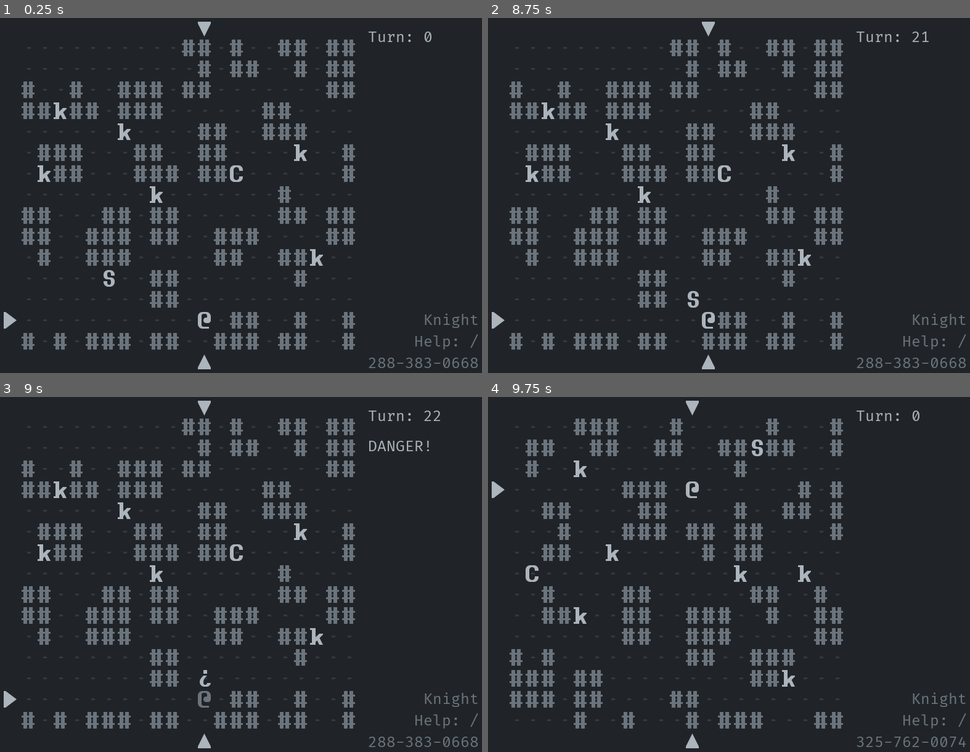
Above: before the commit, frames 1-4 (two rows, left to right).
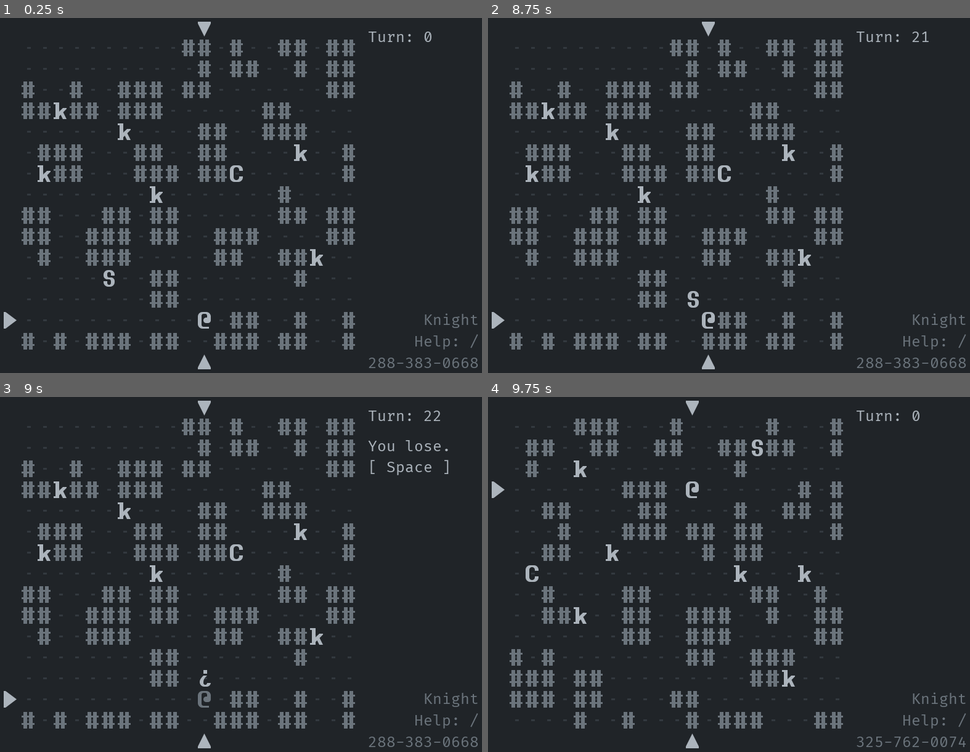
Above: after the commit, the same moments.

Repository: Bozar/OneMoreLevel
Game: Godot game, scene res://scene/main/MainScene.tscn
The game is run twice, just before and just after one commit, with the same random seed, the same clock (stepped at 60 frames per second) and the same inputs.
Inputs:
- Up to frame 1 (0.25 s): no input
- Up to frame 2 (8.75 s): tap Enter at 0.5, 2, 3.5 s; hold Up (move_up) 0.53-2.03 s; tap Space (init_world) at 0.6, 1.25, 1.35, 2.1, 2.75, 2.85, 3.6, 4.25, 4.35, 5.1, 5.85, 6.6, 7.35, 8.1 s; hold Left (move_left) 2.03-3.53 s; hold Down (move_down) 3.53-4.28 s; hold Right (move_right) 4.28-5.03 s; hold Up (move_up) 5.03-5.78 s; hold Right (move_right) 5.78-8.03 s; hold Down (move_down) from 8.03 s (still down)
- Up to frame 3 (9 s): release Down (move_down) at 8.78 s; hold Left (move_left) from 8.78 s (still down); tap Space (init_world) at 8.85 s
- Up to frame 4 (9.75 s): release Left (move_left) at 9.53 s; hold Up (move_up) from 9.53 s (still down); tap Space (init_world) at 9.6 s

Frames 1-2 are identical in both runs. In frame 3, 0.3% of the frame differs, in the area x 76-94%, y 12-23%; in frame 4, nothing differs.

Commit message:
Print a message when game ends.

Diff:
--- a/library/npc_ai/AITemplate.gd
+++ b/library/npc_ai/AITemplate.gd
@@ -4,7 +4,7 @@
 const DungeonBoard := preload("res://scene/main/DungeonBoard.gd")
 const SwitchSprite := preload("res://scene/main/SwitchSprite.gd")
 const DangerZone := preload("res://scene/main/DangerZone.gd")
-const BuryPC := preload("res://scene/main/BuryPC.gd")
+const EndGame := preload("res://scene/main/EndGame.gd")
 const RandomNumber := preload("res://scene/main/RandomNumber.gd")
 
 var print_text: String setget set_print_text, get_print_text
@@ -13,7 +13,7 @@
 var _ref_DungeonBoard: DungeonBoard
 var _ref_SwitchSprite: SwitchSprite
 var _ref_DangerZone: DangerZone
-var _ref_BuryPC: BuryPC
+var _ref_EndGame: EndGame
 var _ref_RandomNumber: RandomNumber
 
 var _new_ConvertCoord := preload("res://library/ConvertCoord.gd").new()
@@ -42,7 +42,7 @@
 	_ref_DungeonBoard = parent_node._ref_DungeonBoard
 	_ref_SwitchSprite = parent_node._ref_SwitchSprite
 	_ref_DangerZone = parent_node._ref_DangerZone
-	_ref_BuryPC = parent_node._ref_BuryPC
+	_ref_EndGame = parent_node._ref_EndGame
 	_ref_RandomNumber = parent_node._ref_RandomNumber
 
 	for x in range(_new_DungeonSize.MAX_X):
--- a/library/npc_ai/KnightAI.gd
+++ b/library/npc_ai/KnightAI.gd
@@ -199,7 +199,7 @@
 func _try_hit_pc(danger_zone: Array) -> void:
 	for i in danger_zone:
 		if (_pc_pos[0] == i[0]) and (_pc_pos[1] == i[1]):
-			_ref_BuryPC.bury()
+			_ref_EndGame.player_lose()
 
 
 func _is_ready_to_move() -> bool:
--- a/scene/gui/SidebarVBox.gd
+++ b/scene/gui/SidebarVBox.gd
@@ -62,6 +62,13 @@
 	get_node(MESSAGE).text = _get_warning()
 
 
+func _on_EndGame_game_is_over(win: bool) -> void:
+	if win:
+		get_node(MESSAGE).text = _win
+	else:
+		get_node(MESSAGE).text = _lose
+
+
 func _set_color() -> void:
 	for i in _node_to_color.keys():
 		get_node(i).modulate = _node_to_color[i]
--- a/scene/main/BuryPC.gd
+++ /dev/null
@@ -1,8 +0,0 @@
-extends Node2D
-
-
-signal pc_is_dead()
-
-
-func bury() -> void:
-	emit_signal("pc_is_dead")
--- /dev/null
+++ b/scene/main/EndGame.gd
@@ -0,0 +1,12 @@
+extends Node2D
+
+
+signal game_is_over(win)
+
+
+func player_lose() -> void:
+	emit_signal("game_is_over", false)
+
+
+func player_win() -> void:
+	emit_signal("game_is_over", true)
--- a/scene/main/EnemyAI.gd
+++ b/scene/main/EnemyAI.gd
@@ -9,7 +9,7 @@
 const DungeonBoard := preload("res://scene/main/DungeonBoard.gd")
 const SwitchSprite := preload("res://scene/main/SwitchSprite.gd")
 const DangerZone := preload("res://scene/main/DangerZone.gd")
-const BuryPC := preload("res://scene/main/BuryPC.gd")
+const EndGame := preload("res://scene/main/EndGame.gd")
 const RandomNumber := preload("res://scene/main/RandomNumber.gd")
 
 var _ref_Schedule: Schedule
@@ -17,7 +17,7 @@
 var _ref_DungeonBoard: DungeonBoard
 var _ref_SwitchSprite: SwitchSprite
 var _ref_DangerZone: DangerZone
-var _ref_BuryPC: BuryPC
+var _ref_EndGame: EndGame
 var _ref_RandomNumber: RandomNumber
 
 var _new_SubGroupTag := preload("res://library/SubGroupTag.gd").new()
--- a/scene/main/MainScene.gd
+++ b/scene/main/MainScene.gd
@@ -11,7 +11,7 @@
 const OBJECT_DATA: String = "ObjectData"
 const SWITCH_SPRITE: String = "SwitchSprite"
 const DANGER_ZONE: String = "DangerZone"
-const BURY_PC: String = "BuryPC"
+const END_GAME: String = "EndGame"
 const SIDEBAR: String = "MainGUI/SidebarVBox"
 
 const SIGNAL_BIND: Array = [
@@ -41,9 +41,9 @@
 		DUNGEON, SCHEDULE, OBJECT_DATA, ENEMY_AI,
 	],
 	[
-		"pc_is_dead", "_on_BuryPC_pc_is_dead",
-		BURY_PC,
-		SCHEDULE, PLAYER_INPUT,
+		"game_is_over", "_on_EndGame_game_is_over",
+		END_GAME,
+		SCHEDULE, PLAYER_INPUT, SIDEBAR,
 	],
 	# [
 	# 	"enemy_warned", "_on_EnemyAI_enemy_warned",
@@ -89,8 +89,8 @@
 		ENEMY_AI, PLAYER_INPUT, SIDEBAR,
 	],
 	[
-		"_ref_BuryPC",
-		BURY_PC,
+		"_ref_EndGame",
+		END_GAME,
 		ENEMY_AI,
 	],
 ]
--- a/scene/main/MainScene.tscn
+++ b/scene/main/MainScene.tscn
@@ -16,7 +16,7 @@
 [ext_resource path="res://scene/main/SpriteType.gd" type="Script" id=14]
 [ext_resource path="res://scene/main/HitPoint.gd" type="Script" id=15]
 [ext_resource path="res://scene/main/DangerZone.gd" type="Script" id=16]
-[ext_resource path="res://scene/main/BuryPC.gd" type="Script" id=17]
+[ext_resource path="res://scene/main/EndGame.gd" type="Script" id=17]
 [ext_resource path="res://scene/main/AutoStart.gd" type="Script" id=18]
 
 [node name="MainScene" type="Node2D"]
@@ -61,7 +61,7 @@
 [node name="DangerZone" type="Node2D" parent="."]
 script = ExtResource( 16 )
 
-[node name="BuryPC" type="Node2D" parent="."]
+[node name="EndGame" type="Node2D" parent="."]
 script = ExtResource( 17 )
 
 [node name="ObjectData" type="Node2D" parent="."]
--- a/scene/main/PlayerInput.gd
+++ b/scene/main/PlayerInput.gd
@@ -34,7 +34,7 @@
 var _pc_pos: Array
 var _pc_action: PCActionTemplate
 var _direction: String
-var _pc_is_dead: bool = false
+var _end_game: bool = false
 var _is_wizard: bool = true
 
 var _move_inputs: Array = [
@@ -62,7 +62,7 @@
 			get_node(RELOAD_GAME).reload()
 			return
 
-	if _pc_is_dead:
+	if _end_game:
 		if _is_reload_input(event):
 			get_node(RELOAD_GAME).reload()
 		return
@@ -103,11 +103,12 @@
 	set_process_unhandled_input(true)
 
 
-func _on_BuryPC_pc_is_dead() -> void:
-	_pc_is_dead = true
+func _on_EndGame_game_is_over(win: bool) -> void:
+	_end_game = true
 
 	_ref_SwitchSprite.switch_sprite(_pc, _new_SpriteTypeTag.DEFAULT)
-	_pc.modulate = _new_Palette.SHADOW
+	if not win:
+		_pc.modulate = _new_Palette.SHADOW
 
 	set_process_unhandled_input(true)
 
--- a/scene/main/Schedule.gd
+++ b/scene/main/Schedule.gd
@@ -9,14 +9,14 @@
 
 var _actors: Array = [null]
 var _pointer: int = 0
-var _pc_is_dead: bool = false
+var _end_game: bool = false
 
 
 func end_turn() -> void:
 	# print("{0}: End turn.".format([_get_current().name]))
 	emit_signal("turn_ended", _get_current())
 
-	if _pc_is_dead:
+	if _end_game:
 		return
 
 	_goto_next()
@@ -40,8 +40,8 @@
 	_pointer = _actors.find(current_sprite)
 
 
-func _on_BuryPC_pc_is_dead() -> void:
-	_pc_is_dead = true
+func _on_EndGame_game_is_over(_win: bool) -> void:
+	_end_game = true
 
 
 func _get_current() -> Sprite:
